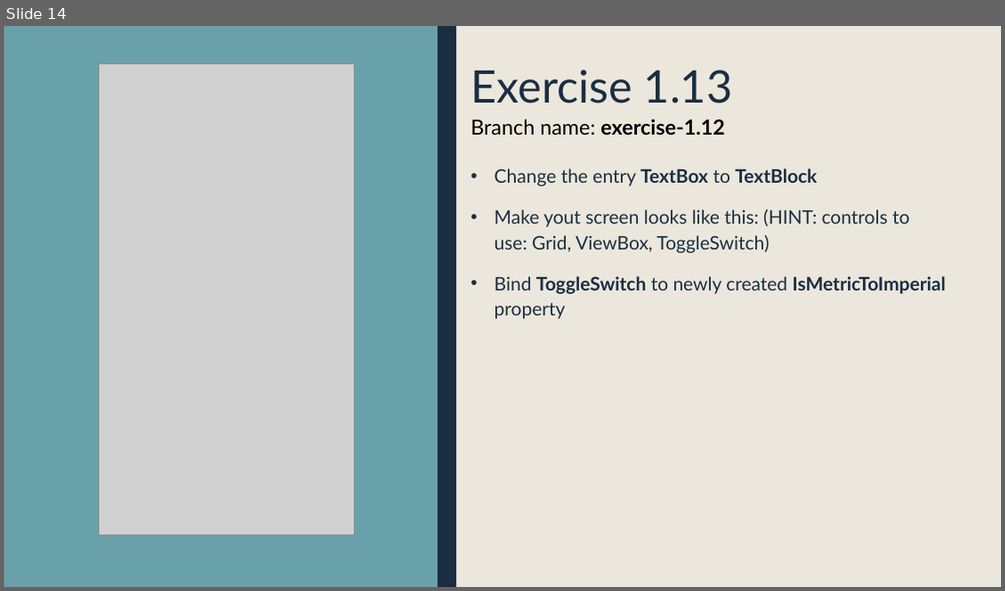
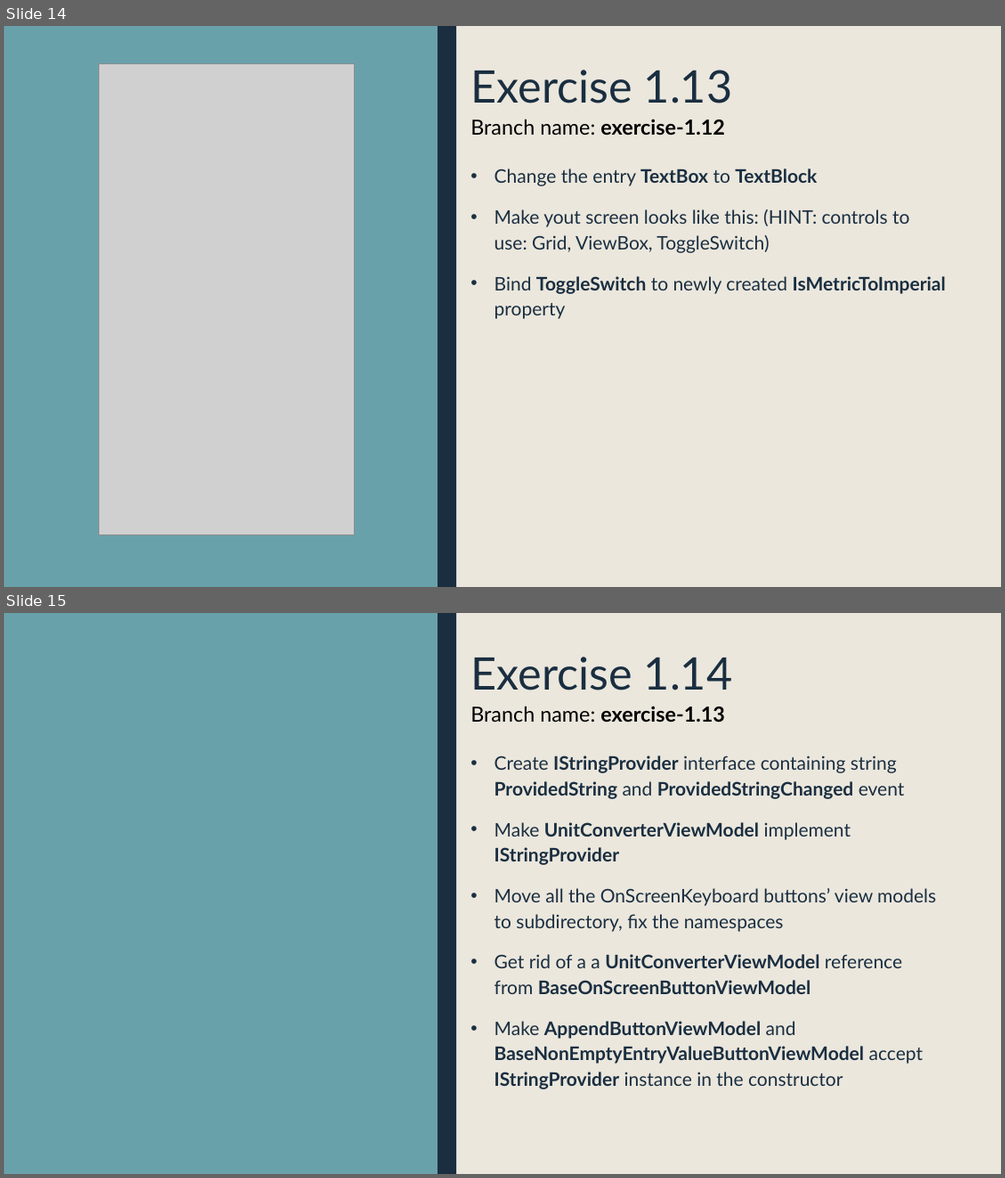
Before and after one commit to krajniak/PumConverter, a slide deck: exercises.pptx. Shown one above the other, each under a label of ours: slide 14 before the commit, slides 14 and 15 after it. The pictures are 1005x591 and 1005x1178 pixels, drawn with LibreOffice and Linux fonts; fonts in the diff are those of the drawing; grey boxes stand for pictures. Boxes give left, top, right and bottom in pixels: in the first picture for what was removed or moved away, otherwise in the second. Text is boxed around its words. In the diff, an @@ line names an element or a change of style, - is before the commit and + after.

Commit message:
Added UnitConverterEntryViewModel

```diff
--- a/exercises.pptx
+++ b/exercises.pptx
@@ slide 15 added at (4, 613, 1001, 1174), background #EBE7DD; not listed: 2 template elements that a slide beside it also shows @@
@@ title added at (470, 657, 733, 690), 43.2 pt, text #1A2E40 @@
+Exercise 1.14
@@ text added at (470, 706, 725, 722), 20 pt, text #000000, bold @@
+Branch name: exercise-1.13
@@ text added at (494, 755, 936, 1089), 18 pt, text #1A2E40, bold @@
+• Create IStringProvider interface containing string ProvidedString and ProvidedStringChanged event
+• Make UnitConverterViewModel implement IStringProvider
+• Move all the OnScreenKeyboard buttons’ view models to subdirectory, fix the namespaces
+• Get rid of a a UnitConverterViewModel reference from BaseOnScreenButtonViewModel
+• Make AppendButtonViewModel and BaseNonEmptyEntryValueButtonViewModel accept IStringProvider instance in the constructor
```
Also in this commit, not shown: 1 other slide added, 4 other files.
